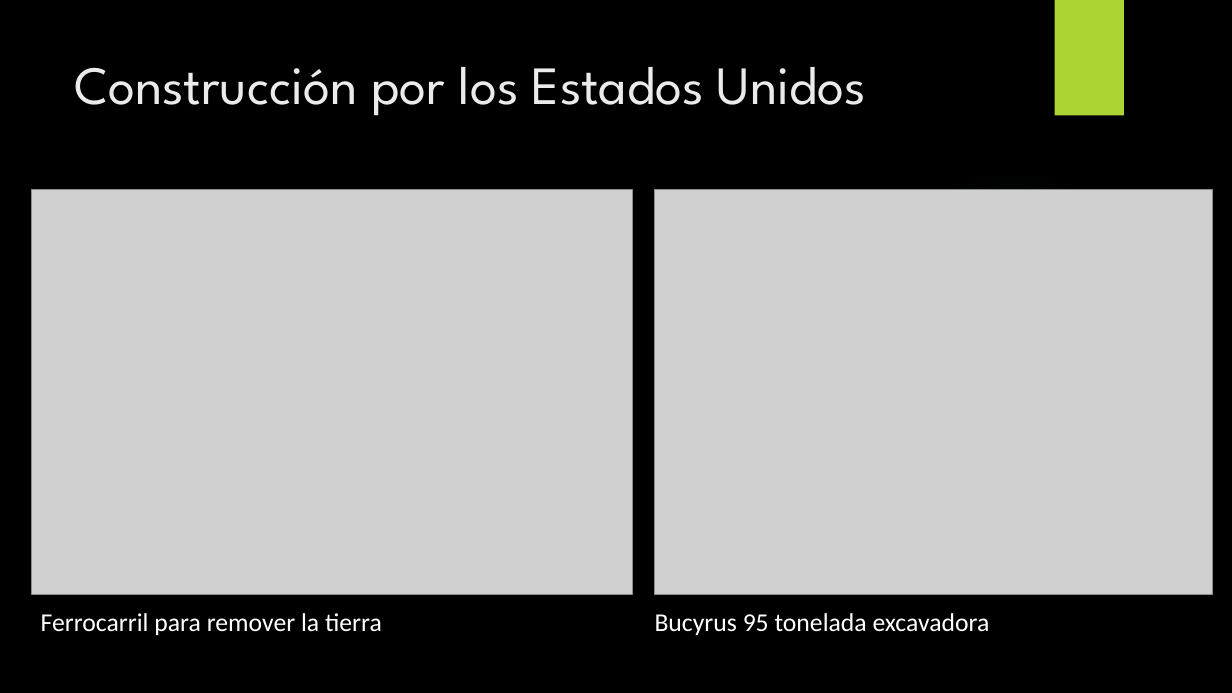
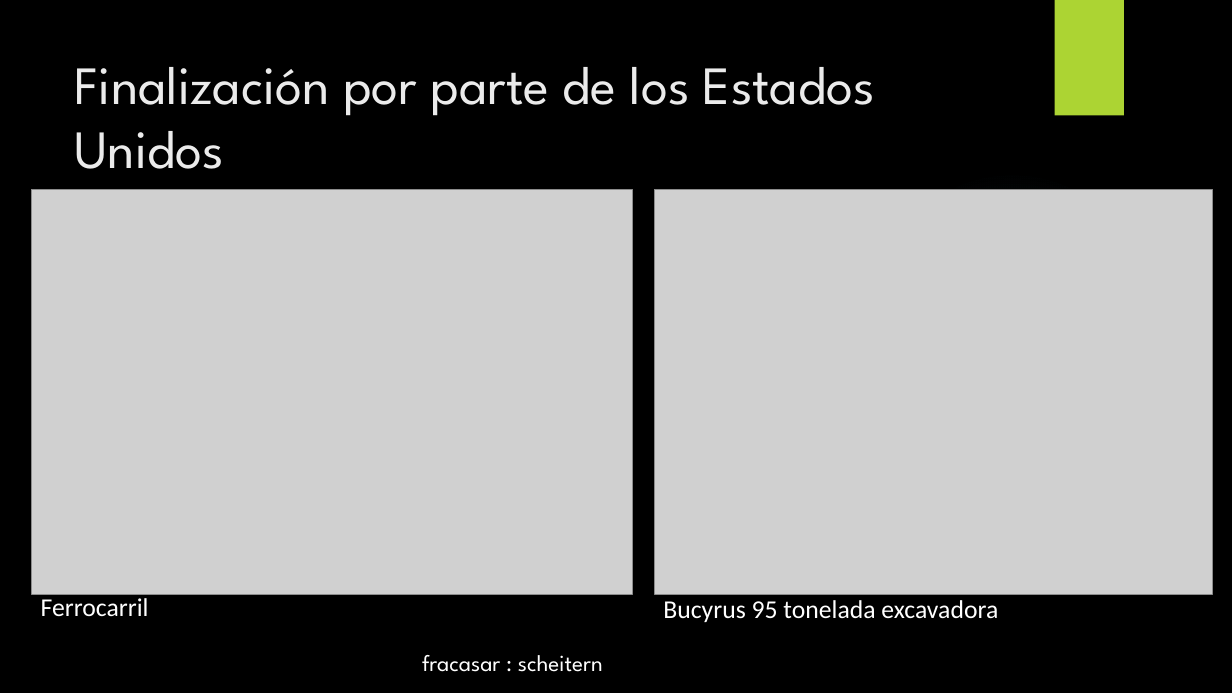
Before and after one commit to JannisLiebscher/studium, a slide deck: slide 8 of Semester 7/Spanisch/Canal de Panmá.pptx. Drawn at 1232x693 pixels with LibreOffice and Linux fonts; fonts in the diff are those of the drawing; grey boxes stand for pictures; background and template pictures are left out. Boxes give left, top, right and bottom in pixels: in the first picture for what was removed or moved away, otherwise in the second. Text is boxed around its words. In the diff, an @@ line names an element or a change of style, - is before the commit and + after.

```diff
--- a/Semester 7/Spanisch/Canal de Panmá.pptx
+++ b/Semester 7/Spanisch/Canal de Panmá.pptx
@@ title at (x1=75, y1=67, x2=875, y2=169): text changed @@
-Construcción por los Estados Unidos
+Finalización por parte de los Estados Unidos
@@ text at (x1=41, y1=598, x2=149, y2=616): text changed @@
-Ferrocarril para remover la tierra
+Ferrocarril
@@ text "Bucyrus 95 tonelada excavadora" moved from (x1=655, y1=613, x2=990, y2=635) to (x1=663, y1=600, x2=998, y2=622) @@
@@ text added at (x1=422, y1=655, x2=603, y2=672), 18 pt, text #FFFFFF @@
+fracasar : scheitern
```
Also in this commit, not shown: 10 other slides changed, 1 slide added, 1 slide removed, 4 other files.
